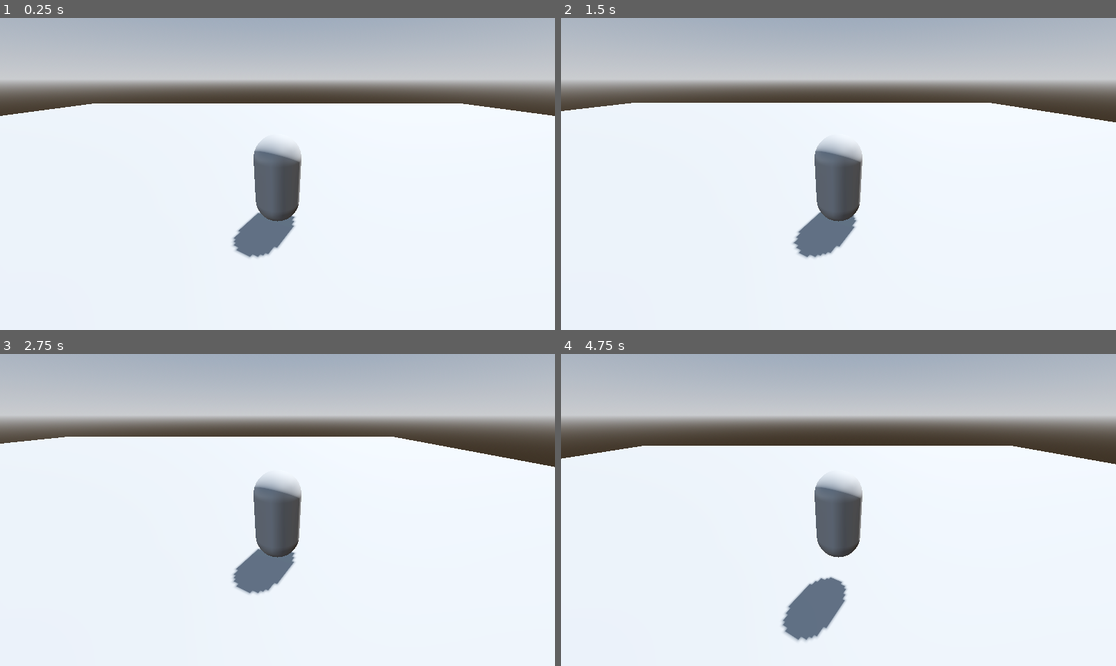
Above: before the commit, frames 1-4 (two rows, left to right).
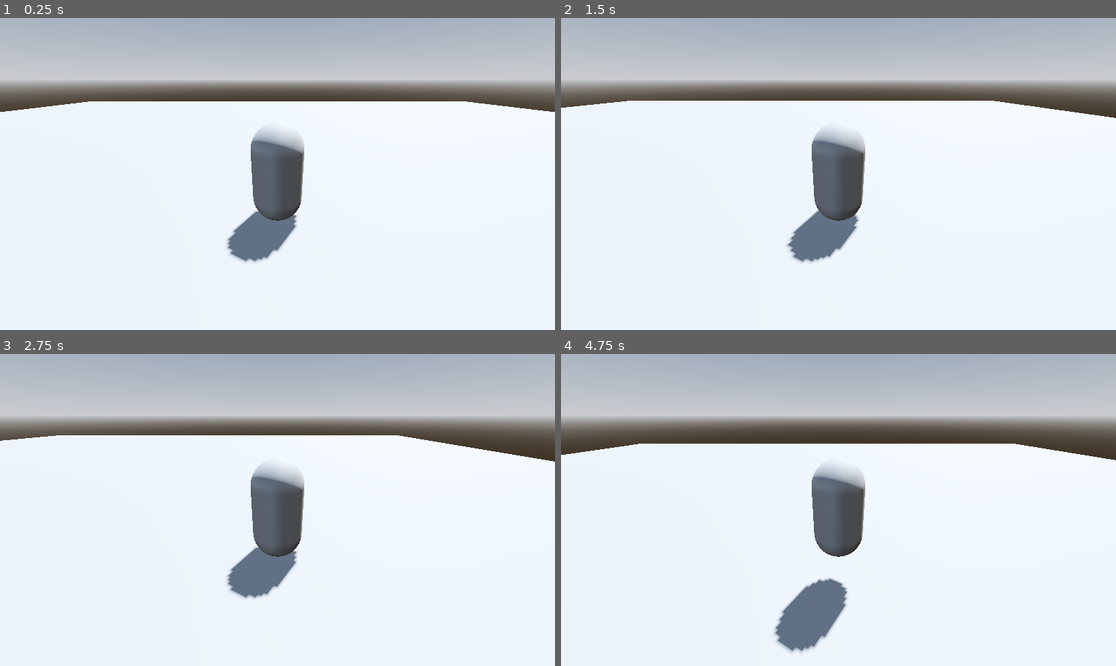
Above: after the commit, the same moments.

Repository: CafCat49/3d-rpg
Game: Godot game, scene res://Levels/level.tscn
Same seed, same stepped clock (60 frames per second), same inputs: the game is played once before the commit and once after it.
Inputs:
- Up to frame 1 (0.25 s): no input
- Up to frame 2 (1.5 s): tap Enter (ui_accept) at 0.5, 0.77 s; hold D (move_right) 0.53-1.28 s; hold S (move_back) from 1.28 s (still down)
- Up to frame 3 (2.75 s): tap Enter (ui_accept) at 1.52 s; release S (move_back) at 2.03 s; hold D (move_right) from 2.03 s (still down)
- Up to frame 4 (4.75 s): release D (move_right) at 2.78 s; hold W (move_forward) 2.78-3.53 s; tap Enter (ui_accept) at 3.02, 3.77, 4.52 s; hold A (move_left) from 3.53 s (still down); tap Escape (ui_cancel) at 4.15 s

The runs differ from the first frame. In frame 1, 2.1% of the frame differs, in the area x 0-100%, y 26-79%; in frame 2, 2.1%; in frame 3, 2.0%; in frame 4, 2.4%, in the area x 0-100%, y 28-96%.

Commit message:
Mouse capture

Diff:
--- a/Player/player.gd
+++ b/Player/player.gd
@@ -4,6 +4,8 @@
 const SPEED = 5.0
 const JUMP_VELOCITY = 4.5
 
+func _ready() -> void:
+	Input.mouse_mode = Input.MOUSE_MODE_CAPTURED
 
 func _physics_process(delta: float) -> void:
 	# Add the gravity.
@@ -26,3 +28,7 @@
 		velocity.z = move_toward(velocity.z, 0, SPEED)
 
 	move_and_slide()
+
+func _unhandled_input(event: InputEvent) -> void:
+	if event.is_action_pressed("ui_cancel"):
+		Input.mouse_mode = Input.MOUSE_MODE_VISIBLE
--- a/Player/player.tscn
+++ b/Player/player.tscn
@@ -1,10 +1,12 @@
-[gd_scene load_steps=4 format=3 uid="uid://dc050cjfq6j4r"]
+[gd_scene load_steps=5 format=3 uid="uid://dc050cjfq6j4r"]
 
 [ext_resource type="Script" uid="uid://brv6562apqbhl" path="res://Player/player.gd" id="1_l8h54"]
 
 [sub_resource type="CapsuleShape3D" id="CapsuleShape3D_hvfyp"]
 
 [sub_resource type="CapsuleMesh" id="CapsuleMesh_l8h54"]
+
+[sub_resource type="SeparationRayShape3D" id="SeparationRayShape3D_l8h54"]
 
 [node name="Player" type="CharacterBody3D"]
 script = ExtResource("1_l8h54")
@@ -15,5 +17,9 @@
 [node name="MeshInstance3D" type="MeshInstance3D" parent="."]
 mesh = SubResource("CapsuleMesh_l8h54")
 
-[node name="Camera3D" type="Camera3D" parent="."]
-transform = Transform3D(1, 0, 0, 0, 0.90630776, 0.42261827, 0, -0.42261827, 0.90630776, 0, 2, 4)
+[node name="SpringArm3D" type="SpringArm3D" parent="."]
+transform = Transform3D(1, 0, 0, 0, 0.90630776, 0.42261827, 0, -0.42261827, 0.90630776, 0, 0, 0)
+shape = SubResource("SeparationRayShape3D_l8h54")
+spring_length = 4.0
+
+[node name="Camera3D" type="Camera3D" parent="SpringArm3D"]
